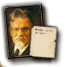
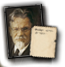
Layer changes from the first 65x67 image to the second:
painted on "Livello 2" over [0,6,51,67]
